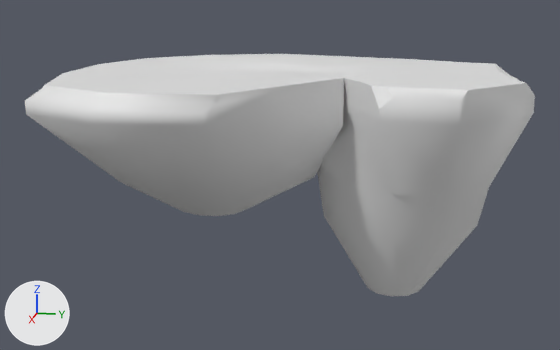
One commit to the OBJ model ZeldaLike TING/Assets/Art/Meshes/Environment/Iles/Iles_1d.obj: the scene before it, then after it.
The view is the same before and after, from a camera (50 mm lens) standing at (-21.6, -3.6, 16.0) and looking at (-62.1, -11.7, 5.8). The axes (+X, +Y, +Z) are drawn at lower left. The lights are the same throughout. Where no turn or scale is listed for an object, it has been applied to the vertices.
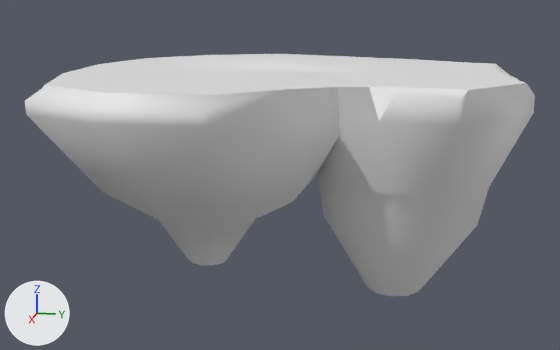
Boxes (x1, y1, x2, y2) around the edits, measured in the pictures (560 x 350 px):
part 1 of me_cube_001_002, built on: before (26, 74, 461, 216); after (26, 74, 461, 265)

Diff of the bpy script that builds the scene:
```diff
--- a/ZeldaLike TING/Assets/Art/Meshes/Environment/Iles/Iles_1d.obj.py
+++ b/ZeldaLike TING/Assets/Art/Meshes/Environment/Iles/Iles_1d.obj.py
@@ me_cube_001_002 @@
 # used by ob_cube_001_002; location = (0.0, 0.0, 0.0)
-me_cube_001_002.from_pydata(...)  # 133 vertices, 112 faces; spans x -72.6..-51.5, y -23.5..1.0, z -0.7..11.5
+me_cube_001_002.from_pydata(...)  # 142 vertices, 124 faces; spans x -72.6..-51.5, y -23.5..1.0, z -0.7..11.5
+# me_cube_001_002 part 1
+# 18 vertices are removed from x -64.0..-56.1, y -17.6..-6.0, z 3.8..11.5
+# 23 faces are deleted
+# 6 vertices move from x -58.7..-55.8, y -18.9..-10.2, z 6.0..11.5 to x -57.2..-54.6, y -19.4..-9.9, z 5.7..11.5
+# 27 vertices are added at x -63.3..-56.2, y -18.2..-6.5, z 1.3..11.5
+# 35 new faces join them
```
